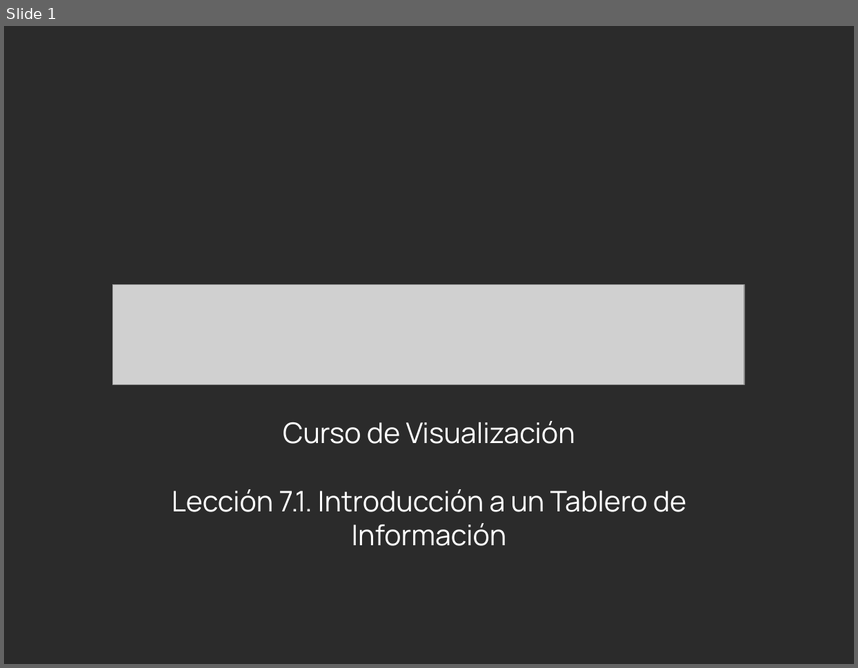
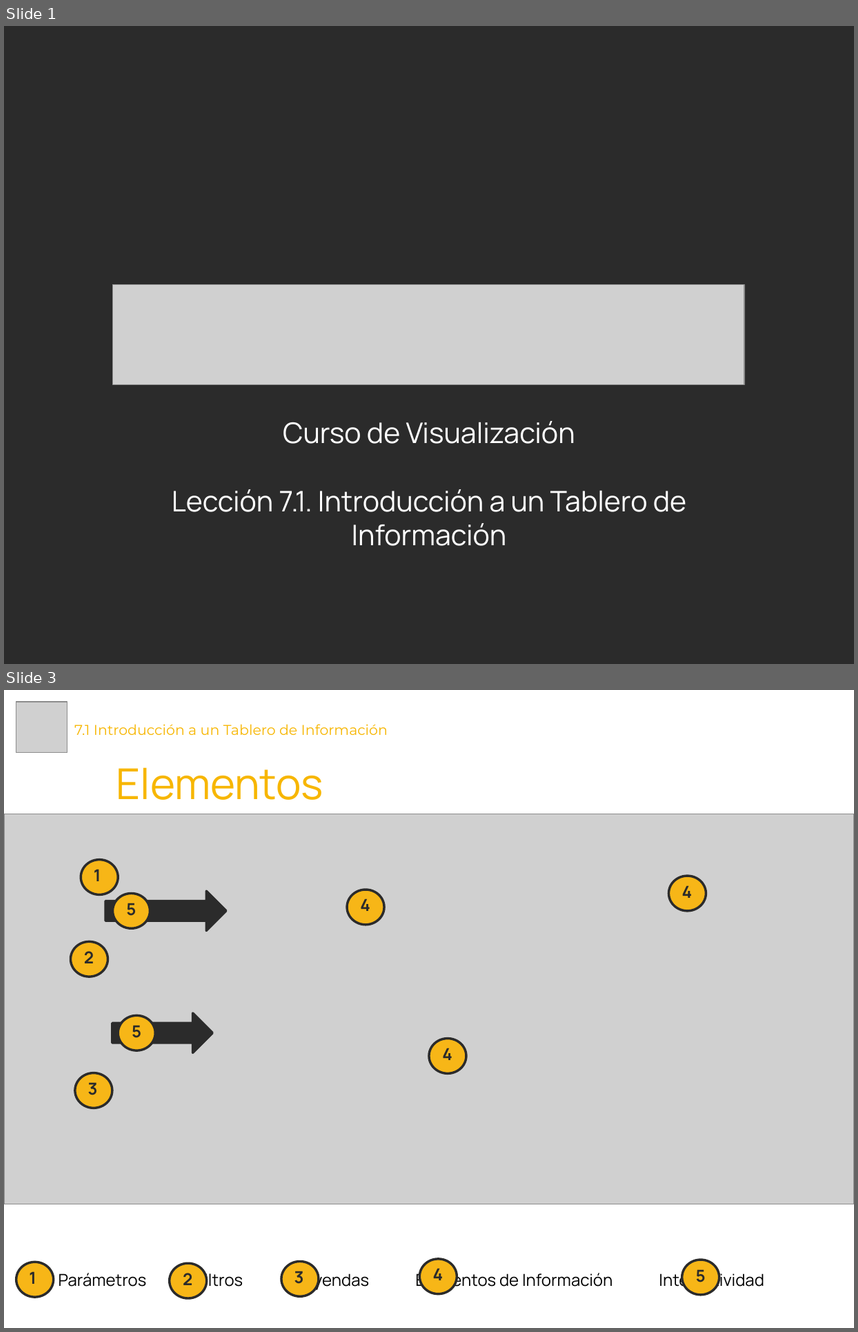
Before and after one commit to Laboratoria/curriculum, a slide deck: 18-data-visualization/Contenido Semana 3/7.1. Presentación - Introducción a un Tablero de Información.pptx. Shown one above the other, each under a label of ours: slide 1 before the commit, slides 1 and 3 after it; the slides between them are not shown. The pictures are 858x668 and 858x1332 pixels, drawn with LibreOffice and Linux fonts; fonts in the diff are those of the drawing; grey boxes stand for pictures; background and template pictures are left out; a plain dark background stands for a picture behind light text. Boxes give left, top, right and bottom in pixels: in the first picture for what was removed or moved away, otherwise in the second. Text is boxed around its words. In the diff, an @@ line names an element or a change of style, - is before the commit and + after.

```diff
--- a/18-data-visualization/Contenido Semana 3/7.1. Presentación - Introducción a un Tablero de Información.pptx
+++ b/18-data-visualization/Contenido Semana 3/7.1. Presentación - Introducción a un Tablero de Información.pptx
@@ slide 3 added at (x1=4, y1=690, x2=854, y2=1328), background #FFFFFF @@
@@ picture added at (x1=16, y1=702, x2=67, y2=753) @@
@@ title added at (x1=74, y1=724, x2=388, y2=735), 12 pt, text #F7B600 @@
+7.1 Introducción a un Tablero de Información
@@ text added at (x1=116, y1=767, x2=323, y2=800), 36 pt, text #F7B600 @@
+Elementos
@@ picture added at (x1=4, y1=814, x2=854, y2=1203) @@
@@ ellipse added at (x1=81, y1=859, x2=118, y2=894), fill #F7B617, outline #2B2B2B 2 pt @@
@@ text added at (x1=94, y1=869, x2=101, y2=881), 14 pt, text #2B2B2B, bold @@
+1
@@ ellipse added at (x1=668, y1=876, x2=706, y2=910), fill #F7B617, outline #2B2B2B 2 pt @@
@@ right arrow added at (x1=105, y1=891, x2=226, y2=931), fill #2B2B2B, outline #2B2B2B 2 pt @@
@@ ellipse added at (x1=113, y1=893, x2=150, y2=928), fill #F7B617, outline #2B2B2B 2 pt @@
@@ ellipse added at (x1=348, y1=890, x2=385, y2=925), fill #F7B617, outline #2B2B2B 2 pt @@
@@ text added at (x1=682, y1=885, x2=693, y2=898), 14 pt, text #2B2B2B, bold @@
+4
@@ text added at (x1=126, y1=903, x2=136, y2=916), 14 pt, text #2B2B2B, bold @@
+5
@@ text added at (x1=360, y1=898, x2=370, y2=911), 14 pt, text #2B2B2B, bold @@
+4
@@ ellipse added at (x1=70, y1=942, x2=107, y2=976), fill #F7B617, outline #2B2B2B 2 pt @@
@@ text added at (x1=84, y1=951, x2=94, y2=963), 14 pt, text #2B2B2B, bold @@
+2
@@ right arrow added at (x1=112, y1=1013, x2=212, y2=1053), fill #2B2B2B, outline #2B2B2B 2 pt @@
@@ ellipse added at (x1=118, y1=1016, x2=155, y2=1050), fill #F7B617, outline #2B2B2B 2 pt @@
@@ text added at (x1=132, y1=1025, x2=141, y2=1038), 14 pt, text #2B2B2B, bold @@
+5
@@ ellipse added at (x1=429, y1=1038, x2=466, y2=1074), fill #F7B617, outline #2B2B2B 2 pt @@
@@ text added at (x1=442, y1=1047, x2=452, y2=1060), 14 pt, text #2B2B2B, bold @@
+4
@@ ellipse added at (x1=75, y1=1072, x2=113, y2=1107), fill #F7B617, outline #2B2B2B 2 pt @@
@@ text added at (x1=88, y1=1082, x2=98, y2=1095), 14 pt, text #2B2B2B, bold @@
+3
@@ ellipse added at (x1=16, y1=1261, x2=53, y2=1296), fill #F7B617, outline #2B2B2B 2 pt @@
@@ ellipse added at (x1=170, y1=1263, x2=207, y2=1298), fill #F7B617, outline #2B2B2B 2 pt @@
@@ ellipse added at (x1=281, y1=1261, x2=319, y2=1296), fill #F7B617, outline #2B2B2B 2 pt @@
@@ ellipse added at (x1=419, y1=1259, x2=457, y2=1294), fill #F7B617, outline #2B2B2B 2 pt @@
@@ text added at (x1=433, y1=1268, x2=444, y2=1280), 14 pt, text #2B2B2B, bold @@
+4
@@ ellipse added at (x1=682, y1=1259, x2=720, y2=1294), fill #F7B617, outline #2B2B2B 2 pt @@
@@ text added at (x1=696, y1=1269, x2=706, y2=1282), 14 pt, text #2B2B2B, bold @@
+5
@@ text added at (x1=29, y1=1271, x2=36, y2=1283), 14 pt, text #2B2B2B, bold @@
+1
@@ text added at (x1=59, y1=1270, x2=764, y2=1290), 14 pt, text #000000 @@
+Parámetros Filtros Leyendas Elementos de Información Interactividad
@@ text added at (x1=183, y1=1272, x2=192, y2=1285), 14 pt, text #2B2B2B, bold @@
+2
@@ text added at (x1=294, y1=1270, x2=304, y2=1283), 14 pt, text #2B2B2B, bold @@
+3
```
Also in this commit, not shown: 1 slide changed, 2 other slides added, 1 slide removed, 9 other files.
